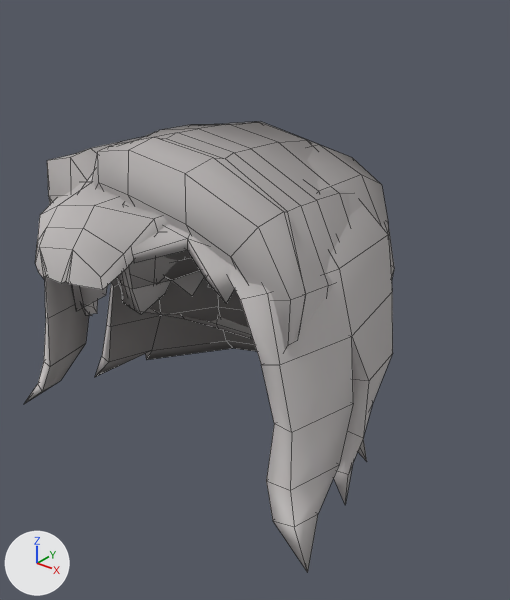
The Blender file includes/models/merged/model_hair.blend: old version first, new version second.
Both versions are drawn from a 50 mm lens placed at (0.49, -0.536, 1.008), pointed at (0.042, 0.025, 0.66). The lights are fixed; the arrows at lower left show +X, +Y and +Z. Mesh edges are drawn as thin lines.

Names of what the first picture shows: 'Blair', 'Long', 'Short'.
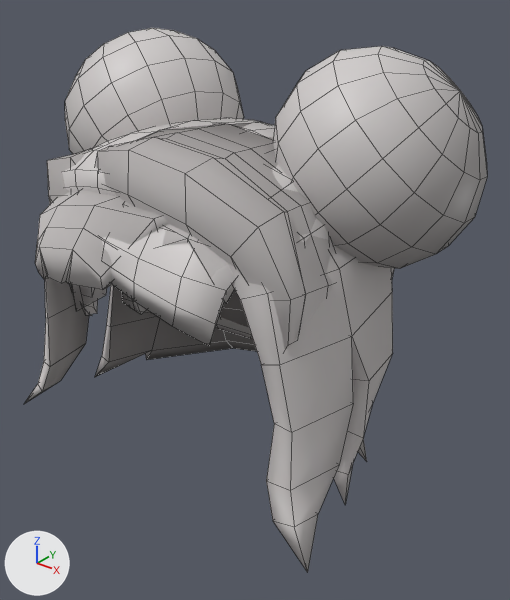
Where the change shows, as pixel boxes [x1, y1, x2, y2] in the pictures (510 x 600 px):
'Puffs', added: after [65, 28, 487, 302]
'Long', reshaped: before [24, 180, 393, 572]; after [24, 189, 393, 572]
'Short_Swoop', added: after [70, 227, 236, 345]
'Compressed', added: after [62, 118, 331, 242]
part 1 of me_cube_001, built on: before [39, 247, 72, 283]; after [39, 247, 111, 290]
'Short', unchanged, covered by the edit: before [71, 122, 394, 314]; after [71, 224, 394, 314]

What the commit changed:
Picture 'base_texture_example_v4' (img_base_texture_example_v4) is new.
Material 'Material.001' (mat_material_001) is new.
Uses the picture img_base_texture_example_v4.
me_cube_001 is used by ob_long; location (0.0, 0.006, 0.349).
me_cube_001 had 175 vertices, 178 faces, 2 loose edges and spanned x -0.223..0.224, y -0.168..0.199, z 0.136..0.491.
me_cube_001 now has 186 vertices, 191 faces, 1 loose edge and spans x -0.223..0.224, y -0.168..0.199, z 0.136..0.491.
Part 1, on me_cube_001:
4 vertices are removed from x -0.152..-0.09, y -0.157..-0.102, z 0.362..0.398.
3 faces are deleted.
1 loose edge is deleted.
15 vertices are added at x -0.15..0.132, y -0.159..-0.106, z 0.341..0.436.
16 new faces join them.
Mesh me_cube_003 is new.
It has 304 vertices, 308 faces and spans x -0.182..0.182, y -0.151..0.198, z 0.59..0.845.
It uses material mat_material_001.
Mesh me_cube_011 is new.
It has 472 vertices, 498 faces and spans x -0.278..0.278, y -0.121..0.198, z 0.596..0.934.
It uses material mat_material_001.
Mesh me_cube_008 is new.
It has 308 vertices, 306 faces and spans x -0.183..0.183, y -0.118..0.194, z 0.598..0.853.
It uses material mat_material_001.
Object 'Short_Swoop' (ob_short_swoop) is new; it shows me_cube_003.
Its location is (0.0, 0.0, 0.0).
Object 'Puffs' (ob_puffs) is new; it shows me_cube_011.
Its location is (0.0, 0.0, 0.0).
Its scale is (0.937, 1.0, 1.0).
Object 'Compressed' (ob_compressed) is new; it shows me_cube_008.
Its location is (0.0, 0.0, 0.0).
Its scale is (0.943, 1.0, 1.0).
